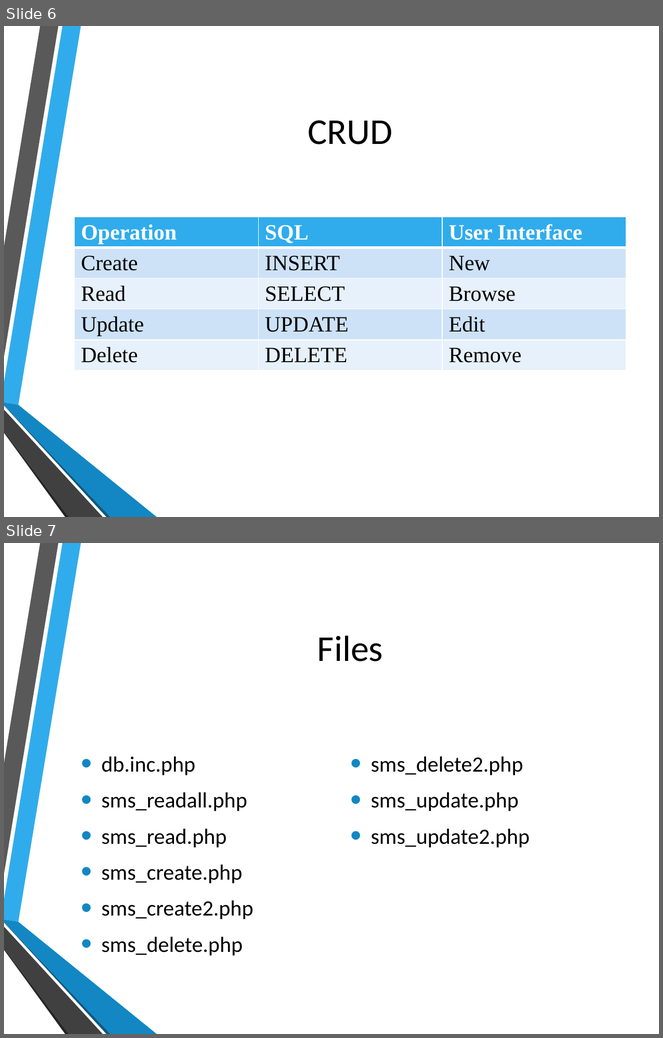
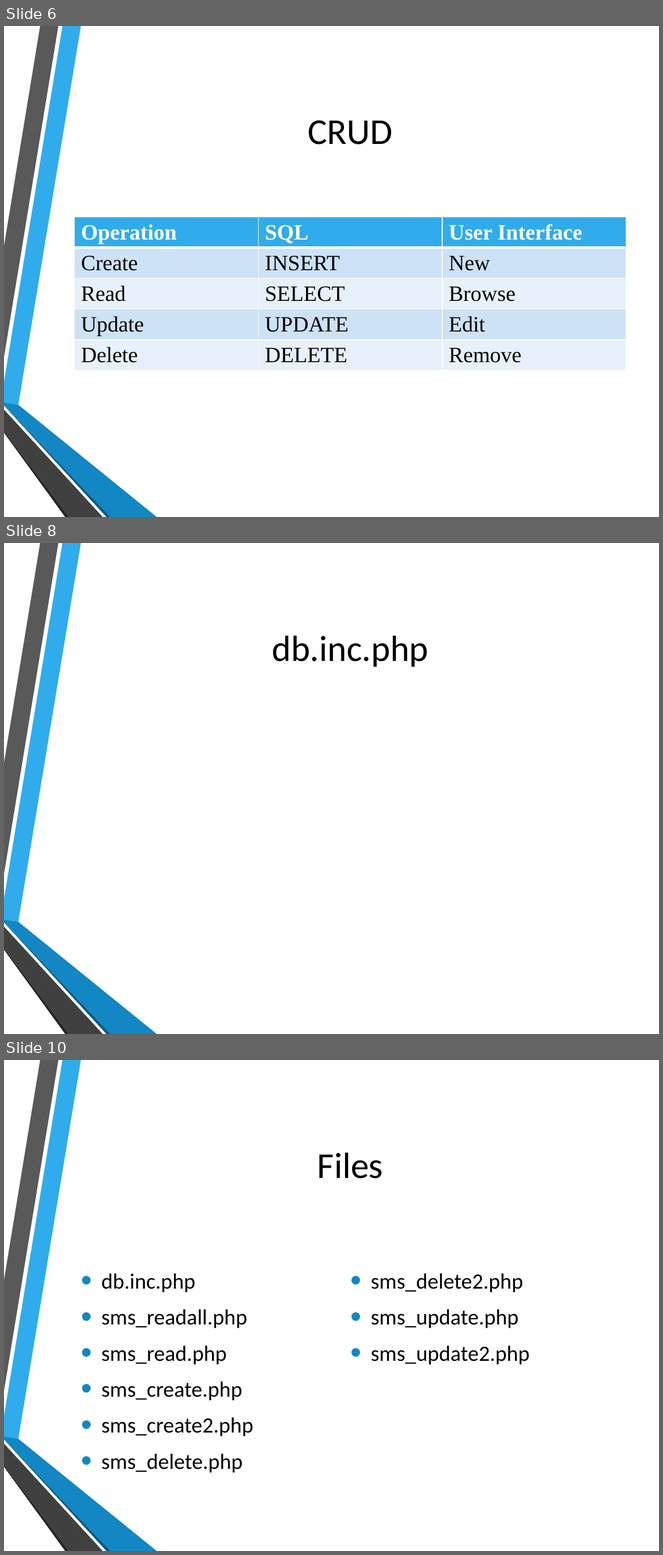
Before and after one commit to hatted/fevaworks-php, a slide deck: php-fw9/SMS.pptx. Shown one above the other, each under a label of ours: slides 6 and 7 before the commit, slides 6, 8 and 10 after it; the slides between them are not shown. The pictures are 663x1038 and 663x1555 pixels, drawn with LibreOffice and Linux fonts; fonts in the diff are those of the drawing; background and template pictures are left out. Boxes give left, top, right and bottom in pixels: in the first picture for what was removed or moved away, otherwise in the second. Text is boxed around its words. In the diff, an @@ line names an element or a change of style, - is before the commit and + after.

```diff
--- a/php-fw9/SMS.pptx
+++ b/php-fw9/SMS.pptx
@@ slide 8 added at (4, 543, 659, 1034), background picture (left out); not listed: 6 template elements that a slide beside it also shows @@
@@ title added at (272, 636, 428, 667), 40 pt, text #000000 @@
+db.inc.php
@@ what was slide 7 is now slide 10 @@
```
Also in this commit, not shown: 2 other slides added, 55 other files.
